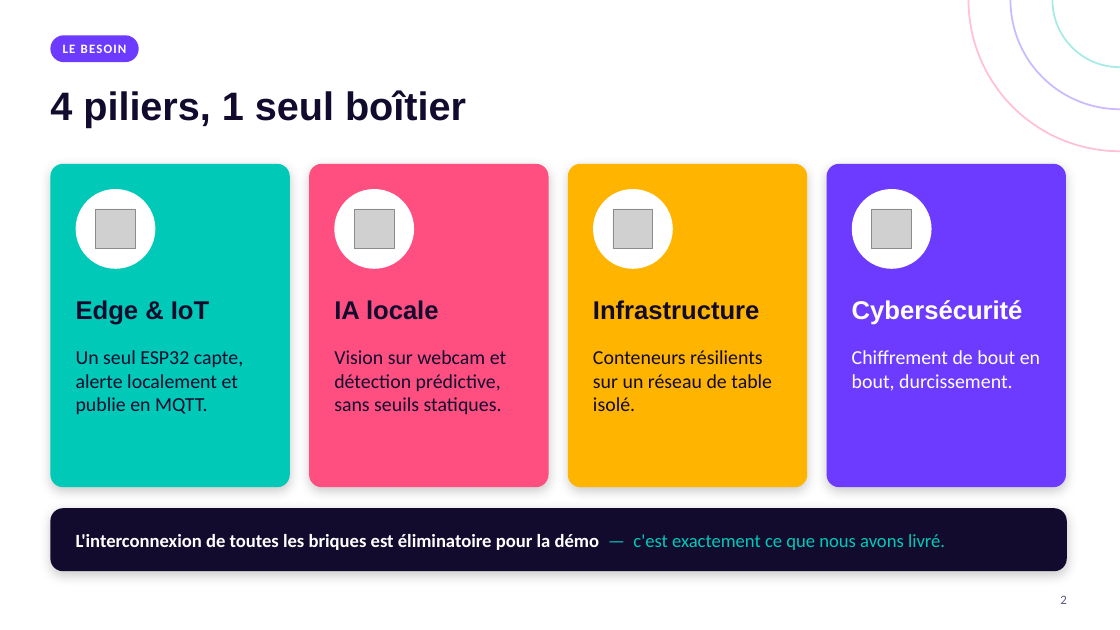
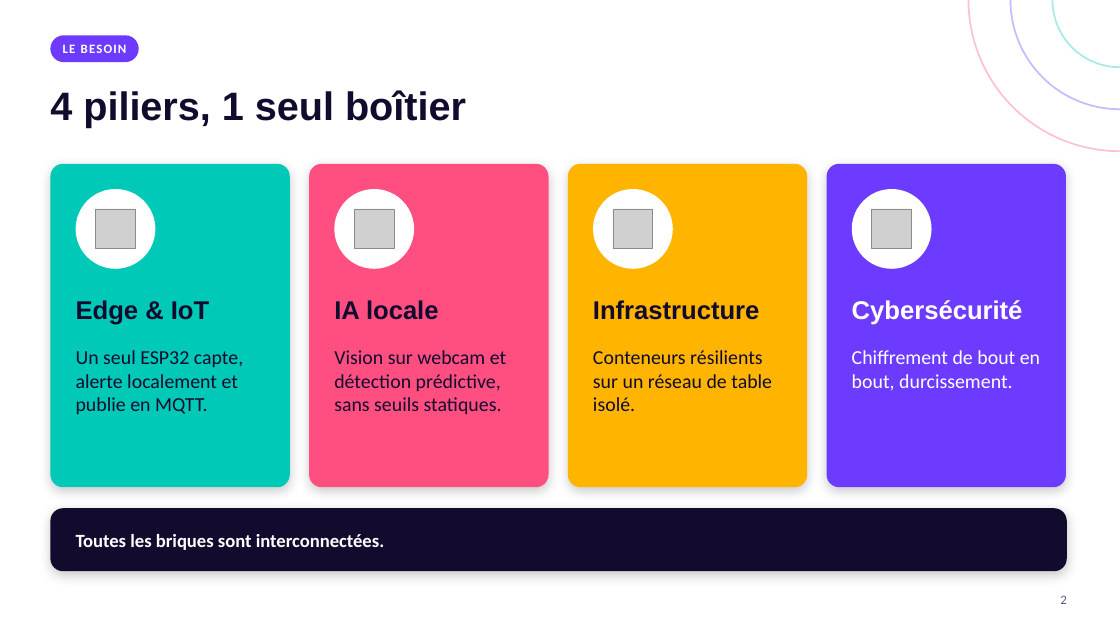
Before and after one commit to ESPI-Workshop-Vig1l-8/infra, a slide deck: slide 2 of docs/Sentinel-X_Workshop.pptx. Drawn at 1120x630 pixels with LibreOffice and Linux fonts; fonts in the diff are those of the drawing; grey boxes stand for pictures. Boxes give left, top, right and bottom in pixels: in the first picture for what was removed or moved away, otherwise in the second. Text is boxed around its words. In the diff, an @@ line names an element or a change of style, - is before the commit and + after.

```diff
--- a/docs/Sentinel-X_Workshop.pptx
+++ b/docs/Sentinel-X_Workshop.pptx
@@ text at (76,534,384,550): text changed @@
-L'interconnexion de toutes les briques est éliminatoire pour la démo — c'est exactement ce que nous avons livré.
+Toutes les briques sont interconnectées.
```
Also in this commit, not shown: 1 other slide changed.
